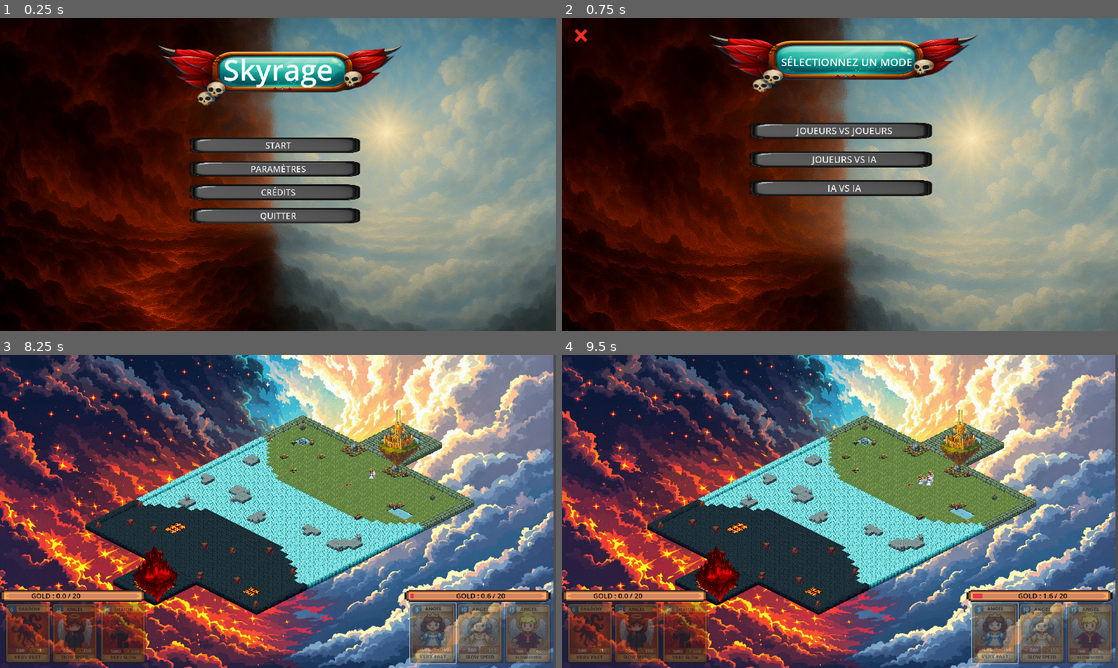
Above: before the commit, frames 1-4 (two rows, left to right).
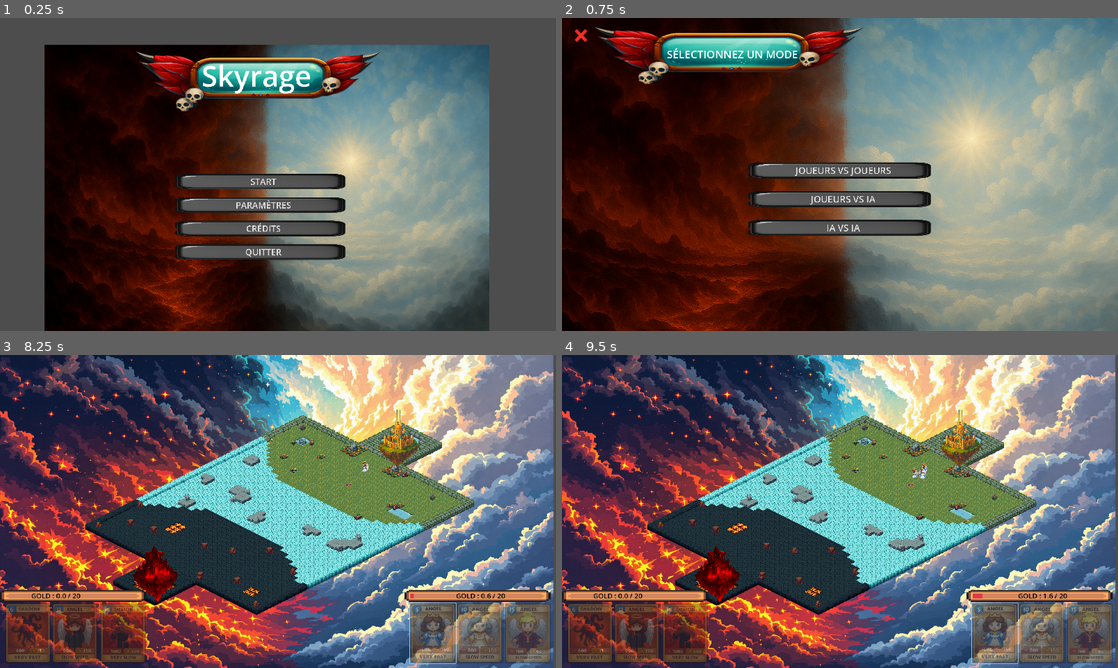
Above: after the commit, the same moments.

Repository: CorbeauBaptiste/Skyrage
Game: Godot game, scene res://scripts/menuprincipal.tscn
Same seed, same stepped clock (60 frames per second), same inputs: the game is played once before the commit and once after it. Sound files missing from this copy of the repository are replaced by a short silence.
Inputs (mouse positions are in pixels of both pictures, inside the frame that each line leads up to):
- Up to frame 1 (0.25 s): no input
- Up to frame 2 (0.75 s): click "START" at 0.5 s
- Up to frame 3 (8.25 s): click "JOUEURS VS JOUEURS" at 1.25 s; tap Enter at 2, 3.5, 5 s; move the mouse to (400, 495) at 2.02 s; right-click (400, 495) at 2.1 s; click (400, 495) at 2.17 s; tap Space at 2.75, 4.25, 5.75 s; drag from (166, 527) to (394, 430) at 2.77 s; move the mouse to (333, 442) at 3.52 s; right-click (333, 442) at 3.6 s; click (333, 442) at 3.67 s; drag from (250, 574) to (111, 464) at 4.27 s; move the mouse to (444, 558) at 5.02 s; right-click (444, 558) at 5.1 s; click (444, 558) at 5.17 s; drag from (111, 464) to (194, 433) at 5.77 s; move the mouse to (305, 511) at 6.52 s; right-click (305, 511) at 6.6 s; click (305, 511) at 6.67 s; drag from (194, 433) to (155, 577) at 7.27 s; click (433, 633) at 8 s
- Up to frame 4 (9.5 s): move the mouse to (962, 495) at 8.77 s; right-click (962, 495) at 8.85 s; click (962, 495) at 8.92 s

The runs differ from the first frame. In frame 1, 68% of the frame differs, in the area x 0-100%, y 0-100%; in frame 2, 17%; in frame 3, less than 0.1%; in frame 4, 0.2%.

Commit message:
debut de notice

Diff:
--- a/heaven_wins.tscn
+++ b/heaven_wins.tscn
@@ -50,9 +50,9 @@
 anchor_top = 0.176
 anchor_right = 1.593
 anchor_bottom = 1.805
-offset_left = -852.552
+offset_left = -745.552
 offset_top = -239.048
-offset_right = -329.136
+offset_right = -222.136
 offset_bottom = -885.64
 grow_horizontal = 2
 grow_vertical = 2
@@ -61,8 +61,8 @@
 label_settings = SubResource("LabelSettings_pw4if")
 
 [node name="Coupe2" type="Sprite2D" parent="."]
-position = Vector2(-109, -380)
-scale = Vector2(1.01165, 1.24725)
+position = Vector2(-1074, -1092)
+scale = Vector2(2.58946, 2.8115)
 texture = ExtResource("2_o5360")
 centered = false
 offset = Vector2(768.772, 466.221)
@@ -70,10 +70,10 @@
 [node name="Button" type="Button" parent="."]
 layout_mode = 1
 anchors_preset = -1
-anchor_left = 0.3609
-anchor_top = 0.770741
-anchor_right = 0.693071
-anchor_bottom = 1.00731
+anchor_left = 0.414
+anchor_top = 0.8
+anchor_right = 0.623
+anchor_bottom = 0.952
 offset_left = 40.072
 offset_top = 43.6
 offset_right = -69.6961
--- a/hell_wins.tscn
+++ b/hell_wins.tscn
@@ -1,9 +1,9 @@
 [gd_scene load_steps=9 format=3 uid="uid://nsloahqnlbgc"]
 
-[ext_resource type="Texture2D" uid="uid://b63737mtedmw1" path="res://assets/hell/hell.png" id="1_plg05"]
+[ext_resource type="Texture2D" uid="uid://cmlkbpqhiyy2" path="res://assets/heaven/paradis.png" id="1_a13er"]
 [ext_resource type="Texture2D" uid="uid://dm6g8pwbhqq5e" path="res://assets/hell/coupe.png" id="2_plg05"]
 [ext_resource type="Texture2D" uid="uid://dhkfduhi5scna" path="res://assets/heaven/bouton.png" id="3_07ld0"]
-[ext_resource type="Script" uid="uid://cqx38is68ydgl" path="res://retour_menu.gd" id="4_plg05"]
+[ext_resource type="Script" path="res://retour_menu.gd" id="4_plg05"]
 
 [sub_resource type="LabelSettings" id="LabelSettings_pw4if"]
 font_size = 300
@@ -40,7 +40,7 @@
 offset_bottom = 248.0
 grow_horizontal = 2
 grow_vertical = 2
-texture = ExtResource("1_plg05")
+texture = ExtResource("1_a13er")
 metadata/_edit_use_anchors_ = true
 
 [node name="Label" type="Label" parent="."]
@@ -50,19 +50,19 @@
 anchor_top = 0.176
 anchor_right = 1.593
 anchor_bottom = 1.805
-offset_left = -473.92
-offset_top = -239.08
-offset_right = 49.4961
-offset_bottom = -885.672
+offset_left = -745.552
+offset_top = -239.048
+offset_right = -222.136
+offset_bottom = -885.64
 grow_horizontal = 2
 grow_vertical = 2
 theme_override_font_sizes/font_size = 100
-text = "Hell wins"
+text = "Heaven wins"
 label_settings = SubResource("LabelSettings_pw4if")
 
 [node name="Coupe2" type="Sprite2D" parent="."]
-position = Vector2(-322, -438)
-scale = Vector2(1.20919, 1.33664)
+position = Vector2(-1074, -1092)
+scale = Vector2(2.58946, 2.8115)
 texture = ExtResource("2_plg05")
 centered = false
 offset = Vector2(768.772, 466.221)
@@ -70,10 +70,10 @@
 [node name="Button" type="Button" parent="."]
 layout_mode = 1
 anchors_preset = -1
-anchor_left = 0.365067
-anchor_top = 0.765185
-anchor_right = 0.702967
-anchor_bottom = 1.01009
+anchor_left = 0.414
+anchor_top = 0.8
+anchor_right = 0.623
+anchor_bottom = 0.952
 offset_left = 40.072
 offset_top = 43.6
 offset_right = -69.6961
--- a/scripts/choosemode.tscn
+++ b/scripts/choosemode.tscn
@@ -104,10 +104,10 @@
 
 [node name="Title" type="Label" parent="."]
 layout_mode = 0
-offset_left = 531.0
-offset_top = -50.0
-offset_right = 1437.0
-offset_bottom = 354.0
+offset_left = 136.0
+offset_top = -77.0
+offset_right = 1042.0
+offset_bottom = 327.0
 theme_override_font_sizes/font_size = 1
 theme_override_styles/normal = SubResource("StyleBoxTexture_d6nno")
 text = "SÉLECTIONNEZ UN MODE"
@@ -123,10 +123,10 @@
 anchor_top = 0.5
 anchor_right = 0.5
 anchor_bottom = 0.5
-offset_left = -314.0
-offset_top = -174.0
-offset_right = 344.0
-offset_bottom = 259.0
+offset_left = -318.0
+offset_top = -37.0
+offset_right = 340.0
+offset_bottom = 396.0
 grow_horizontal = 2
 grow_vertical = 2
 theme_override_constants/separation = 54
--- a/scripts/crédits.tscn
+++ b/scripts/crédits.tscn
@@ -48,10 +48,10 @@
 anchors_preset = 5
 anchor_left = 0.5
 anchor_right = 0.5
-offset_left = -271.0
-offset_top = 181.0
-offset_right = 273.0
-offset_bottom = 493.0
+offset_left = -277.0
+offset_top = 140.0
+offset_right = 267.0
+offset_bottom = 452.0
 grow_horizontal = 2
 theme_override_styles/normal = SubResource("StyleBoxTexture_3dc8n")
 text = "CRÉDITS"
@@ -61,28 +61,28 @@
 
 [node name="Label2" type="Label" parent="TextureRect"]
 layout_mode = 0
-offset_left = 974.0
-offset_top = 615.0
-offset_right = 1357.0
-offset_bottom = 649.0
+offset_left = 570.0
+offset_top = 423.0
+offset_right = 953.0
+offset_bottom = 457.0
 theme_override_font_sizes/font_size = 24
 text = "Chef de projet : Baptiste Corbeau"
 
 [node name="Label3" type="Label" parent="TextureRect"]
 layout_mode = 0
-offset_left = 926.0
-offset_top = 864.0
-offset_right = 1422.0
-offset_bottom = 898.0
+offset_left = 522.0
+offset_top = 672.0
+offset_right = 1018.0
+offset_bottom = 706.0
 theme_override_font_sizes/font_size = 24
 text = "Chargé de communication : Corentin Denis"
 
 [node name="VBoxContainer" type="VBoxContainer" parent="TextureRect"]
 layout_mode = 0
-offset_left = 999.0
-offset_top = 659.0
-offset_right = 1336.0
-offset_bottom = 807.0
+offset_left = 595.0
+offset_top = 467.0
+offset_right = 932.0
+offset_bottom = 615.0
 
 [node name="Label2" type="Label" parent="TextureRect/VBoxContainer"]
 layout_mode = 2
@@ -109,19 +109,19 @@
 
 [node name="Label" type="Label" parent="TextureRect"]
 layout_mode = 0
-offset_left = 993.0
-offset_top = 815.0
-offset_right = 1345.0
-offset_bottom = 849.0
+offset_left = 589.0
+offset_top = 623.0
+offset_right = 941.0
+offset_bottom = 657.0
 theme_override_font_sizes/font_size = 24
 text = "Sound Designer : Anir Karami"
 
 [node name="exit" type="Button" parent="TextureRect"]
 layout_mode = 0
-offset_left = 245.0
-offset_top = 199.0
-offset_right = 335.0
-offset_bottom = 295.0
+offset_left = 232.0
+offset_top = 191.0
+offset_right = 322.0
+offset_bottom = 287.0
 theme_override_font_sizes/font_size = 64
 theme_override_styles/hover = SubResource("StyleBoxTexture_61erh")
 theme_override_styles/pressed = SubResource("StyleBoxTexture_mltl6")
--- a/scripts/menuprincipal.tscn
+++ b/scripts/menuprincipal.tscn
@@ -97,10 +97,10 @@
 anchor_top = 0.5
 anchor_right = 0.5
 anchor_bottom = 0.5
-offset_left = -951.848
-offset_top = -696.696
-offset_right = 1120.15
-offset_bottom = 544.304
+offset_left = -707.0
+offset_top = -513.0
+offset_right = 829.0
+offset_bottom = 511.0
 grow_horizontal = 2
 grow_vertical = 2
 texture = ExtResource("2_ukart")
@@ -111,10 +111,10 @@
 anchor_left = 0.5
 anchor_right = 0.5
 anchor_bottom = 0.053
-offset_left = -328.784
-offset_top = -124.608
-offset_right = 556.216
-offset_bottom = 243.85
+offset_left = -404.0
+offset_top = -104.0
+offset_right = 481.0
+offset_bottom = 264.458
 grow_horizontal = 2
 theme_override_styles/normal = SubResource("StyleBoxTexture_0dla8")
 text = "Skyrage "
@@ -129,10 +129,10 @@
 anchor_top = 0.5
 anchor_right = 0.5
 anchor_bottom = 0.5
-offset_left = -206.784
-offset_top = -291.304
-offset_right = 407.216
-offset_bottom = 204.696
+offset_left = -258.0
+offset_top = -167.0
+offset_right = 356.0
+offset_bottom = 329.0
 grow_horizontal = 2
 grow_vertical = 2
 theme_override_constants/separation = 39
--- a/scripts/paramètres.tscn
+++ b/scripts/paramètres.tscn
@@ -122,10 +122,10 @@
 anchor_top = 0.5
 anchor_right = 0.5
 anchor_bottom = 0.5
-offset_left = -1022.0
-offset_top = -594.5
-offset_right = 1003.0
-offset_bottom = 601.5
+offset_left = -768.0
+offset_top = -512.0
+offset_right = 768.0
+offset_bottom = 512.0
 grow_horizontal = 2
 grow_vertical = 2
 texture = ExtResource("2_etcht")
@@ -137,10 +137,10 @@
 anchor_top = 0.5
 anchor_right = 0.5
 anchor_bottom = 0.5
-offset_left = -177.5
-offset_top = -222.5
-offset_right = 172.5
-offset_bottom = 184.5
+offset_left = -184.0
+offset_top = -100.0
+offset_right = 166.0
+offset_bottom = 307.0
 grow_horizontal = 2
 grow_vertical = 2
 theme_override_constants/separation = 31
@@ -217,10 +217,10 @@
 anchors_preset = 5
 anchor_left = 0.5
 anchor_right = 0.5
-offset_left = -397.0
-offset_top = -14.0
-offset_right = 398.0
-offset_bottom = 296.0
+offset_left = -400.0
+offset_top = -64.0
+offset_right = 395.0
+offset_bottom = 246.0
 grow_horizontal = 2
 theme_override_styles/normal = SubResource("StyleBoxTexture_lujcr")
 text = "PARAMÈTRES"
@@ -230,10 +230,10 @@
 
 [node name="exit" type="Button" parent="."]
 layout_mode = 1
-offset_left = 5.0
-offset_top = 6.0
-offset_right = 99.0
-offset_bottom = 96.0
+offset_left = -5.0
+offset_top = -6.0
+offset_right = 89.0
+offset_bottom = 84.0
 theme_override_font_sizes/font_size = 64
 theme_override_styles/hover = SubResource("StyleBoxTexture_iqfla")
 theme_override_styles/pressed = SubResource("StyleBoxTexture_x13cy")
--- a/world.tscn
+++ b/world.tscn
@@ -1998,4 +1998,4 @@
 shape = SubResource("CircleShape2D_gbfbk")
 
 [node name="SpawnPointParadis" type="Marker2D" parent="BaseParadis"]
-position = Vector2(-91, 105.4)
+position = Vector2(-114, 80)
Not shown: 1 places in heaven_wins.tscn that only renumber resources
Not shown: 1 places in scripts/choosemode.tscn that only renumber resources
Not shown: 1 places in scripts/crédits.tscn that only renumber resources
Not shown: 1 places in scripts/hudE.tscn that only renumber resources
Not shown: 1 places in scripts/menuprincipal.tscn that only renumber resources
Not shown: 1 places in scripts/paramètres.tscn that only renumber resources
Not shown: 1 places in unit/unit_paradis/ange/ange.tscn that only renumber resources
Not shown: 1 places in unit/unit_paradis/archange/archange.tscn that only renumber resources
Not shown: 1 places in world.tscn that only renumber resources
Not shown, changed: docs/index.md
